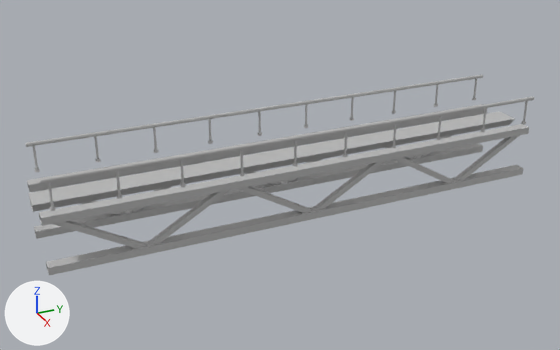
A saved change to the FBX model Assets/M_Assets/Environment_Assets/Metal_Bridge_Railing.fbx.
Before and after are seen from a 50 mm lens placed at (23.25, -11.38, 13.26), pointed at (-0.08, -0.88, 1.59). The lights are fixed; the arrows at lower left show +X, +Y and +Z. Where no turn or scale is listed for an object, it has been applied to the vertices.

In view in the first picture: 'Metal_Bridge_Railing24'.
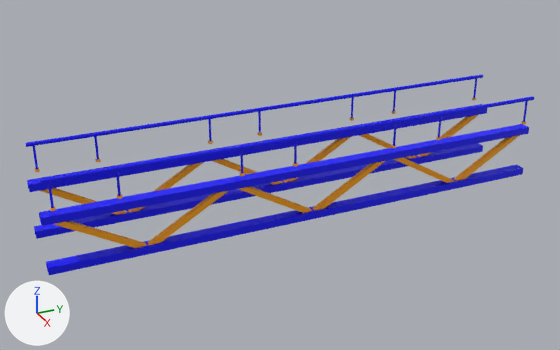
Pixel boxes [x1, y1, x2, y2] of what changed, in the pictures (560 x 350 px; the box of a moved part takes in the faces that stretch with it):
```json
{"part": 1, "of": "me_mesh", "change": "deleted", "before": [28, 104, 515, 212]}
{"part": 2, "of": "me_mesh", "change": "moved or reshaped", "before": [26, 74, 483, 147], "after": [26, 74, 483, 147]}
{"part": 3, "of": "me_mesh", "change": "recoloured", "before": [25, 75, 534, 275], "after": [25, 75, 534, 275], "on screen": "grey to blue"}
{"part": 4, "of": "me_mesh", "change": "recoloured", "before": [34, 98, 526, 248], "after": [34, 98, 526, 248]}
```

Edits to the scene script, one JSON object a line:
```json
{"op": "add", "block": "mat_orange", "code": ["mat_orange = principled_material('ORange')", "mat_orange.base_color = (1.0, 0.385, 0.0)  # orange #ffa700"]}
{"op": "add", "block": "mat_blue", "code": ["mat_blue = principled_material('blue')", "mat_blue.base_color = (0.0, 0.0, 1.0)  # blue #0000ff"]}
{"block": "me_mesh", "where": "# used by ob_metal_bridge_railing24; location = (0.0, -0.18, 2.06)"}
{"op": "remove", "block": "me_mesh", "code": "me_mesh.from_pydata(...)  # 876 vertices, 660 faces; spans x -1.6..1.6, y -9.3..9.3, z -1.6..1.6"}
{"op": "add", "block": "me_mesh", "code": "me_mesh.from_pydata(...)  # 700 vertices, 536 faces; spans x -1.6..1.6, y -9.2..9.2, z -1.6..1.6"}
{"block": "me_mesh", "change": "me_mesh part 1: 6 loose pieces with 168 vertices, spanning x -1.6..1.6, y -9.3..9.3, z 0.0..1.6, are deleted"}
{"block": "me_mesh", "change": "me_mesh part 2"}
{"block": "me_mesh", "change": "28 vertices are removed from x -1.6..-1.5, y 6.8..7.0, z 0.6..1.6"}
{"block": "me_mesh", "change": "32 faces are deleted"}
{"block": "me_mesh", "change": "2 vertices move within x -1.6..-1.5, y 6.9, z 1.6"}
{"block": "me_mesh", "change": "4 vertices are added at (-1.5, 6.9, 1.5), (-1.6, 6.9, 1.5), (-1.6, 6.9, 1.5), (-1.5, 6.9, 1.5)"}
{"block": "me_mesh", "change": "8 new vertices lie (0.0, 4.0, 0.0) away from vertices in x -1.6..-1.5, y -9.1, z 1.5..1.6"}
{"block": "me_mesh", "change": "8 new vertices lie (0.0, 6.6, 0.0) away from vertices in x -1.6..-1.5, y -5.1, z 1.5..1.6"}
{"block": "me_mesh", "change": "32 new faces join them, mat_blue (blue #0000ff)"}
{"block": "me_mesh", "change": "me_mesh part 3: 200 faces spanning x -1.6..1.6, y -9.2..9.2, z -1.6..1.6 switch from mat_lambert1 (grey #bcbcbc) to mat_blue (blue #0000ff)"}
{"block": "me_mesh", "change": "me_mesh part 4: 272 faces spanning x -1.6..1.6, y -9.0..9.0, z -1.6..0.7 switch from mat_lambert1 (grey #bcbcbc) to mat_orange (orange #ffa700)"}
```
